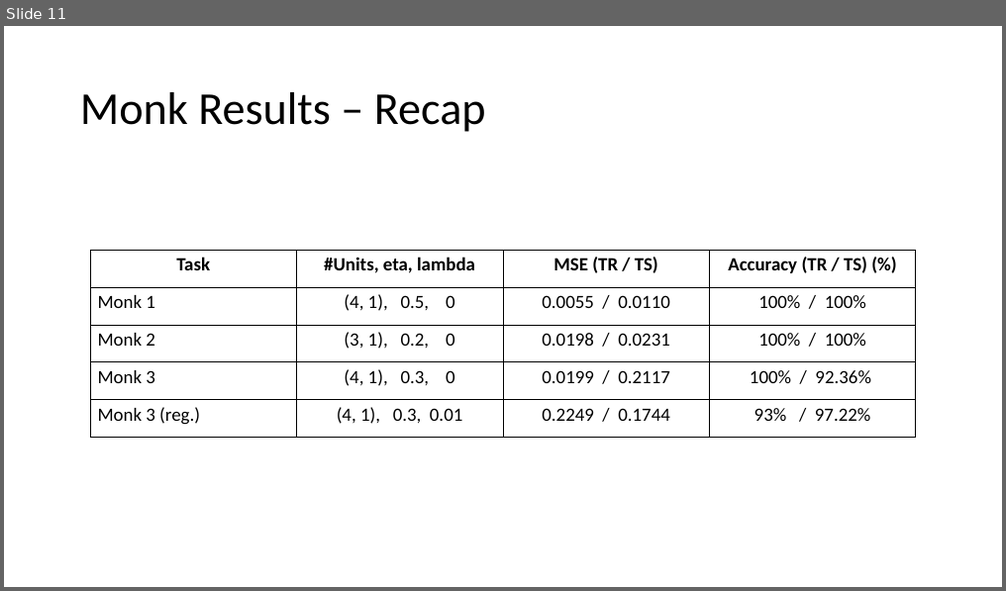
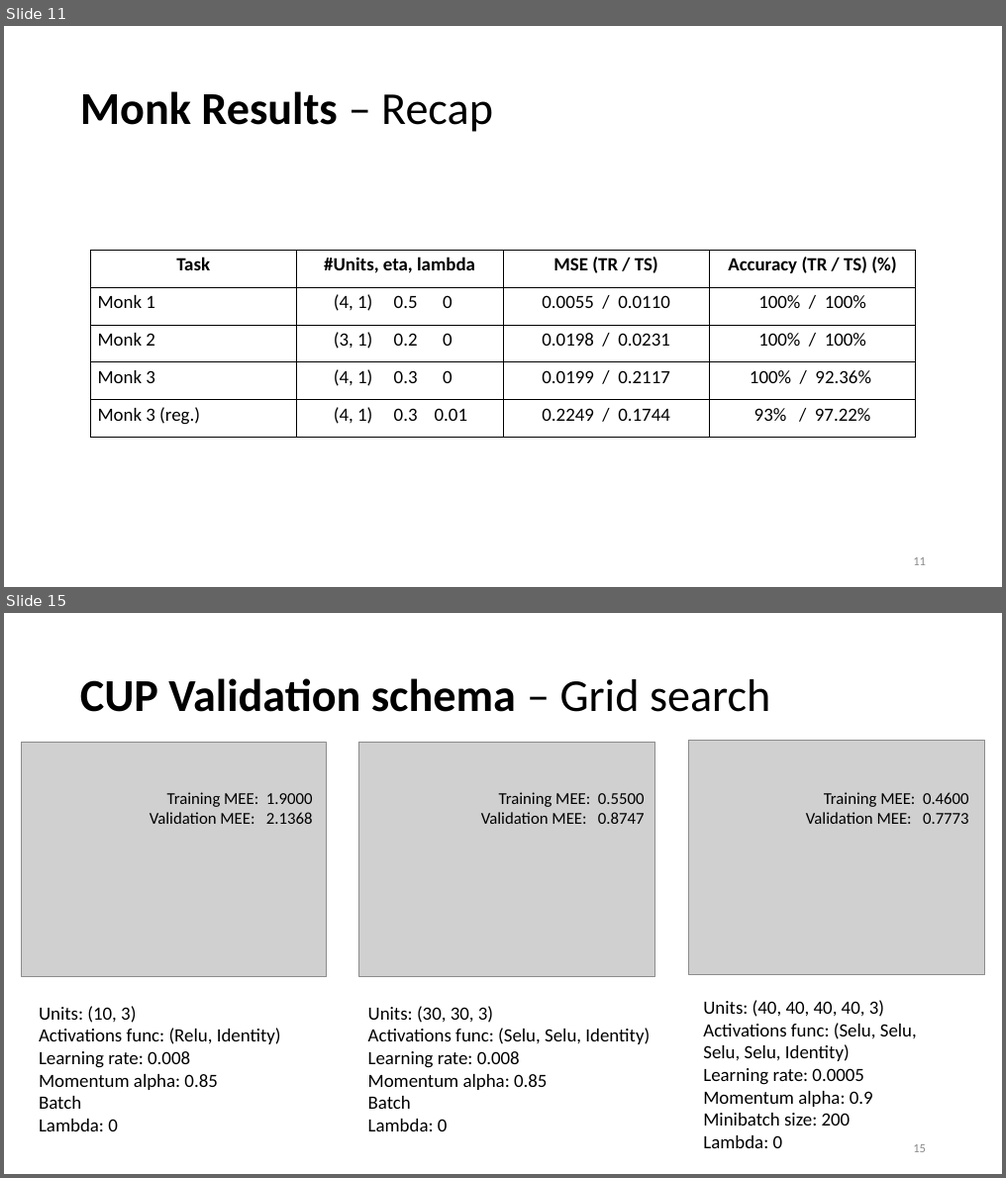
Before and after one commit to tommasoDR/NN-Implementation, a slide deck: Report.pptx. Shown one above the other, each under a label of ours: slide 11 before the commit, slides 11 and 15 after it; the slides between them are not shown. The pictures are 1006x591 and 1006x1178 pixels, drawn with LibreOffice and Linux fonts; fonts in the diff are those of the drawing; grey boxes stand for pictures. Boxes give left, top, right and bottom in pixels: in the first picture for what was removed or moved away, otherwise in the second. Text is boxed around its words. In the diff, an @@ line names an element or a change of style, - is before the commit and + after.

```diff
--- a/Report.pptx
+++ b/Report.pptx
@@ slide 15 added at (x1=4, y1=613, x2=1002, y2=1174), background #FFFFFF @@
@@ title added at (x1=80, y1=678, x2=770, y2=712), 44 pt, text #000000, bold @@
+CUP Validation schema – Grid search
@@ picture added at (x1=21, y1=742, x2=326, y2=977) @@
@@ picture added at (x1=358, y1=742, x2=655, y2=977) @@
@@ picture added at (x1=689, y1=741, x2=985, y2=975) @@
@@ text added at (x1=150, y1=792, x2=313, y2=824), 16 pt, text #000000 @@
+Training MEE: 1.9000
+Validation MEE: 2.1368
@@ text added at (x1=481, y1=792, x2=645, y2=824), 16 pt, text #000000 @@
+Training MEE: 0.5500
+Validation MEE: 0.8747
@@ text added at (x1=806, y1=792, x2=969, y2=824), 16 pt, text #000000 @@
+Training MEE: 0.4600
+Validation MEE: 0.7773
@@ text added at (x1=39, y1=1006, x2=281, y2=1132), 18 pt, text #000000 @@
+Units: (10, 3)
+Activations func: (Relu, Identity)
+Learning rate: 0.008
+Momentum alpha: 0.85
+Batch
+Lambda: 0
@@ text added at (x1=368, y1=1006, x2=649, y2=1132), 18 pt, text #000000 @@
+Units: (30, 30, 3)
+Activations func: (Selu, Selu, Identity)
+Learning rate: 0.008
+Momentum alpha: 0.85
+Batch
+Lambda: 0
@@ text added at (x1=703, y1=1000, x2=917, y2=1149), 18 pt, text #000000 @@
+Units: (40, 40, 40, 40, 3)
+Activations func: (Selu, Selu, Selu, Selu, Identity)
+Learning rate: 0.0005
+Momentum alpha: 0.9
+Minibatch size: 200
+Lambda: 0
@@ page number added at (x1=913, y1=1145, x2=926, y2=1153), 12 pt, text #8C8C8C @@
+15
@@ slide 11 changed as well @@
@@ title "Monk Results – Recap" at (x1=80, y1=91, x2=493, y2=132): bold on in "Monk Results" @@
@@ table at (x1=90, y1=250, x2=917, y2=438) @@
-row 2, column 2: (4, 1), 0.5, 0
+row 2, column 2: (4, 1) 0.5 0
-row 3, column 2: (3, 1), 0.2, 0
+row 3, column 2: (3, 1) 0.2 0
-row 4, column 2: (4, 1), 0.3, 0
+row 4, column 2: (4, 1) 0.3 0
-row 5, column 2: (4, 1), 0.3, 0.01
+row 5, column 2: (4, 1) 0.3 0.01
@@ page number added at (x1=913, y1=558, x2=926, y2=566), 12 pt, text #8C8C8C @@
+11
```
Also in this commit, not shown: 10 other slides changed, 6 other slides added, 1 slide removed, 10 other files.
